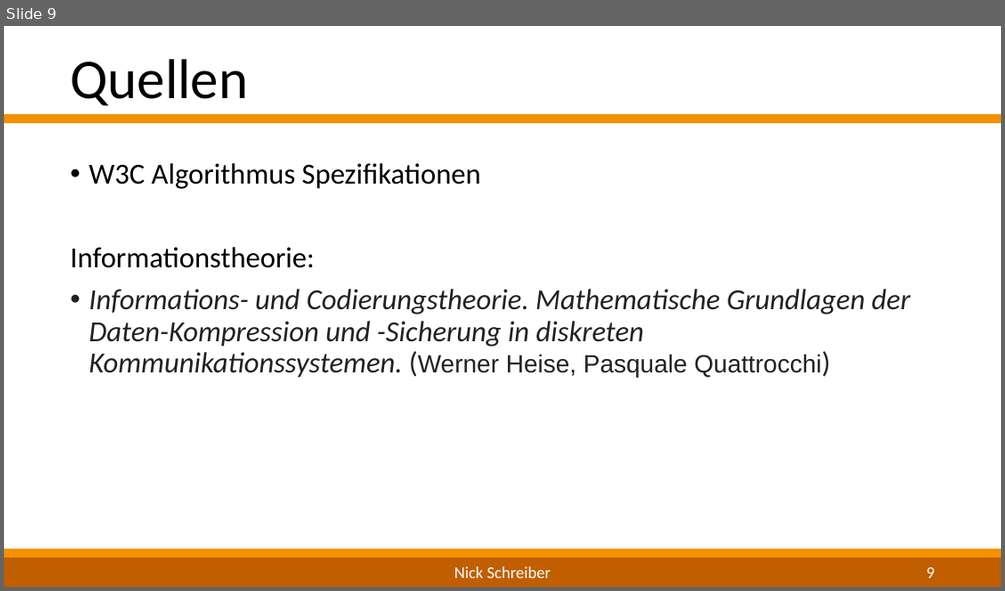
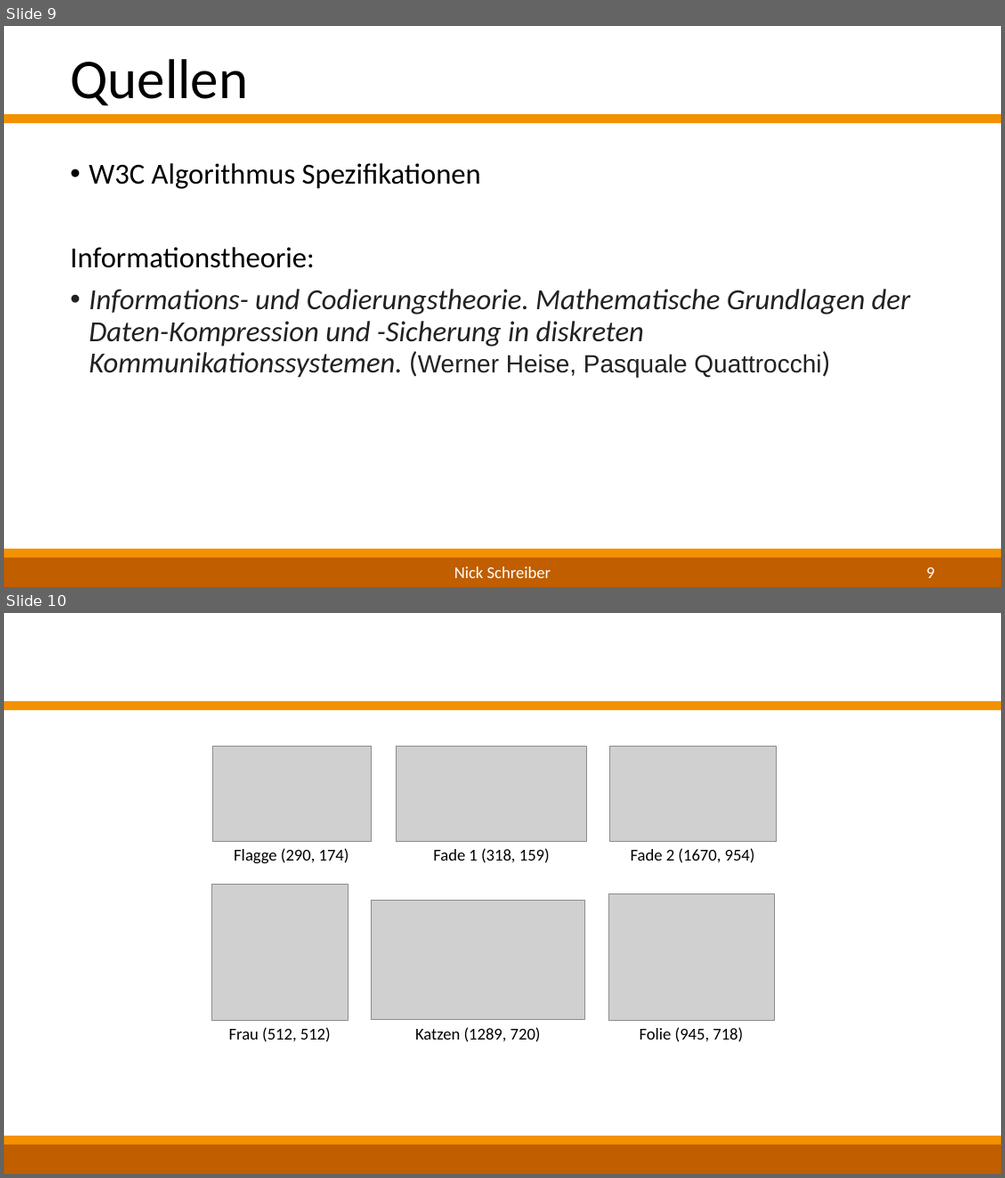
Before and after one commit to NickStudRepo/STI-Repo, a slide deck: Brainstorming/Zwischenpräsentation/Zwischenpräsentation_v1.pptx. Shown one above the other, each under a label of ours: slide 9 before the commit, slides 9 and 10 after it. The pictures are 1005x591 and 1005x1178 pixels, drawn with LibreOffice and Linux fonts; fonts in the diff are those of the drawing; grey boxes stand for pictures; background and template pictures are left out. Boxes give left, top, right and bottom in pixels: in the first picture for what was removed or moved away, otherwise in the second. Text is boxed around its words. In the diff, an @@ line names an element or a change of style, - is before the commit and + after.

```diff
--- a/Brainstorming/Zwischenpräsentation/Zwischenpräsentation_v1.pptx
+++ b/Brainstorming/Zwischenpräsentation/Zwischenpräsentation_v1.pptx
@@ slide 10 added at <box>4,613,1001,1174</box>, background #FFFFFF; not listed: 3 template elements that a slide beside it also shows @@
@@ picture added at <box>212,747,372,841</box> @@
@@ picture added at <box>396,747,586,841</box> @@
@@ picture added at <box>610,747,776,841</box> @@
@@ text added at <box>234,848,349,863</box>, 16 pt, text #000000 @@
+Flagge (290, 174)
@@ text added at <box>433,848,550,863</box>, 16 pt, text #000000 @@
+Fade 1 (318, 159)
@@ text added at <box>631,848,755,863</box>, 16 pt, text #000000 @@
+Fade 2 (1670, 954)
@@ picture added at <box>212,884,348,1020</box> @@
@@ picture added at <box>372,900,586,1020</box> @@
@@ picture added at <box>608,893,774,1020</box> @@
@@ text added at <box>229,1027,331,1042</box>, 16 pt, text #000000 @@
+Frau (512, 512)
@@ text added at <box>415,1027,541,1042</box>, 16 pt, text #000000 @@
+Katzen (1289, 720)
@@ text added at <box>639,1027,743,1042</box>, 16 pt, text #000000 @@
+Folie (945, 718)
```
Also in this commit, not shown: 15 other files.
